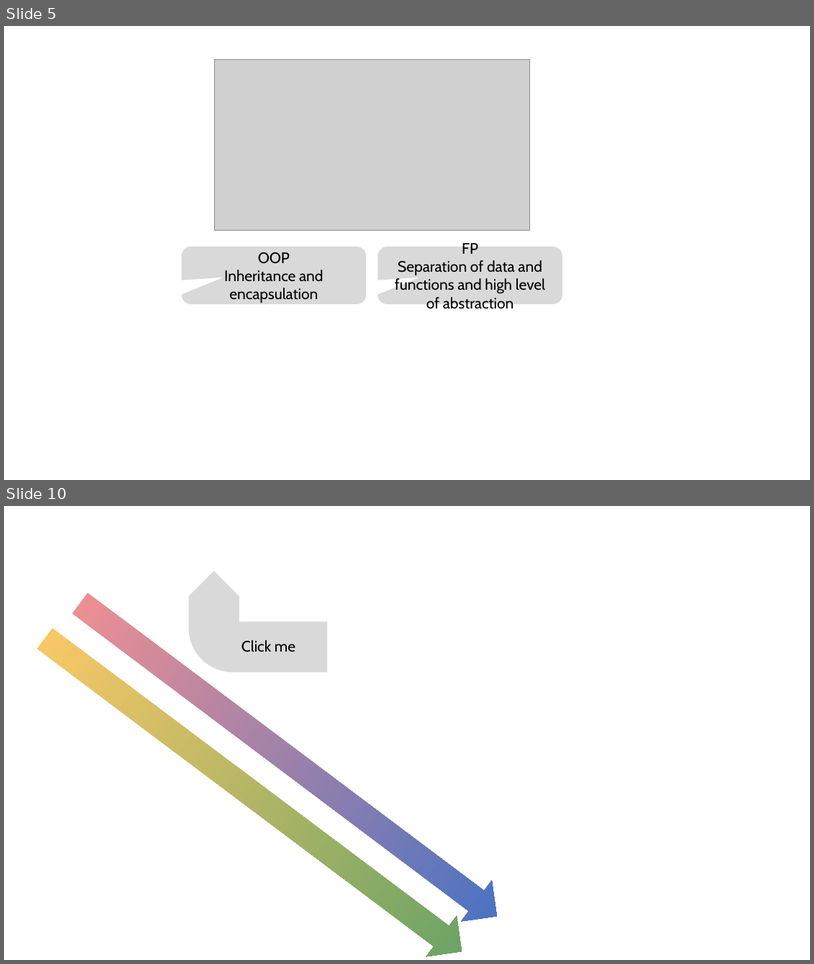
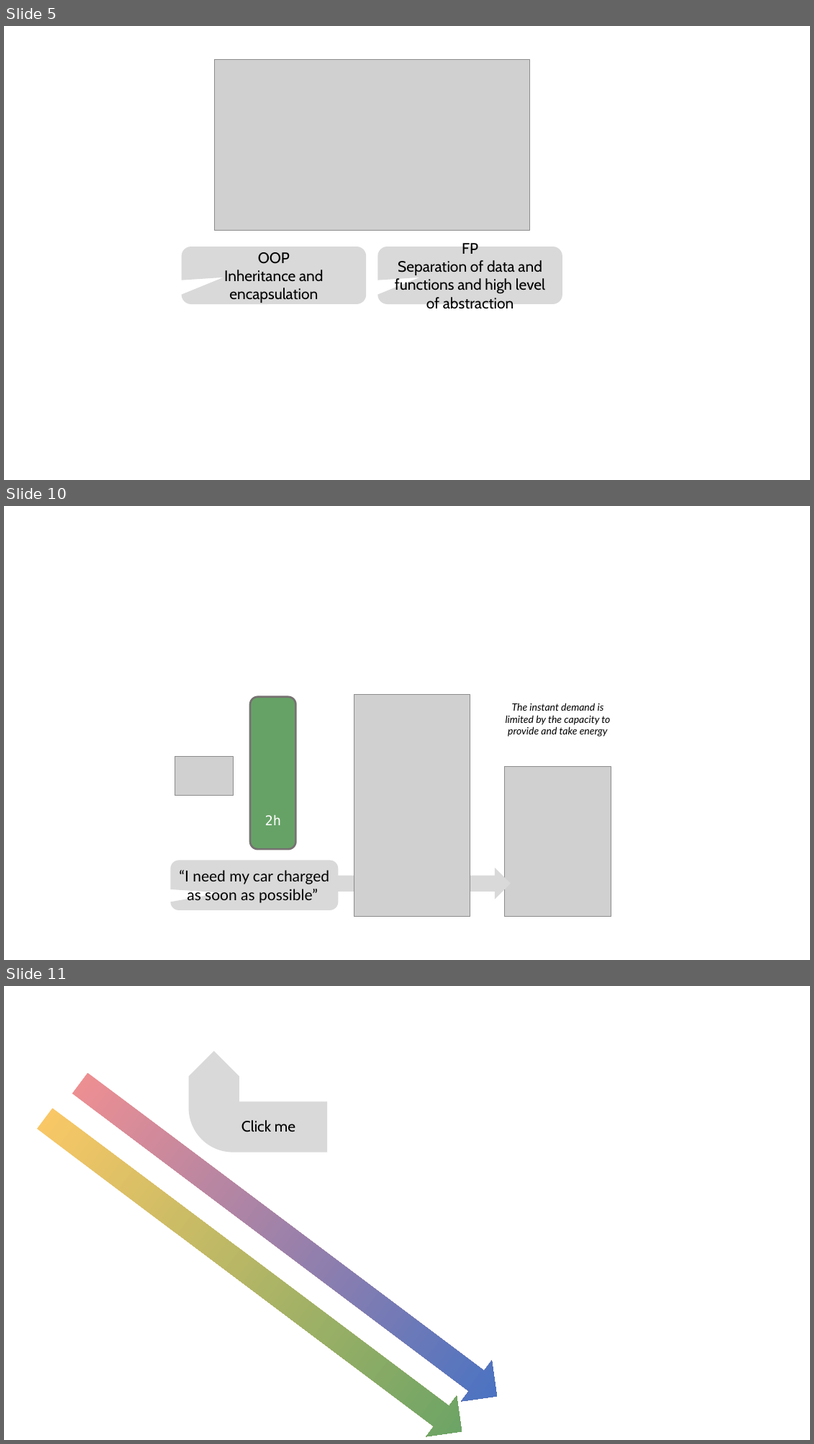
Before and after one commit to cvmartin/eflows.site, a slide deck: support/support_eflows.pptx. Shown one above the other, each under a label of ours: slides 5 and 10 before the commit, slides 5, 10 and 11 after it; the slides between them are not shown. The pictures are 814x964 and 814x1444 pixels, drawn with LibreOffice and Linux fonts; fonts in the diff are those of the drawing; grey boxes stand for pictures. Boxes give left, top, right and bottom in pixels: in the first picture for what was removed or moved away, otherwise in the second. Text is boxed around its words. In the diff, an @@ line names an element or a change of style, - is before the commit and + after.

```diff
--- a/support/support_eflows.pptx
+++ b/support/support_eflows.pptx
@@ slide 10 added at (x1=4, y1=506, x2=810, y2=960), background #FFFFFF @@
@@ rounded rectangle added at (x1=250, y1=697, x2=296, y2=849), fill #66A266, outline #767171 2.25 pt @@
@@ picture added at (x1=354, y1=694, x2=471, y2=916) @@
@@ rounded speech box added at (x1=496, y1=686, x2=620, y2=752), 12 pt, text #000000, italic @@
+The instant demand is limited by the capacity to provide and take energy
@@ picture added at (x1=175, y1=757, x2=234, y2=795) @@
@@ picture added at (x1=505, y1=767, x2=612, y2=917) @@
@@ text added at (x1=265, y1=815, x2=281, y2=825), 16 pt, text #FFFFFF @@
+2h
@@ rounded speech box added at (x1=170, y1=860, x2=338, y2=910), fill #D9D9D9, 18 pt, text #000000 @@
+“I need my car charged as soon as possible”
@@ up arrow added at (x1=335, y1=867, x2=511, y2=899), fill #D9D9D9 @@
@@ what was slide 10 is now slide 11 @@
```
Also in this commit, not shown: 4 slides changed, 8 other files.
